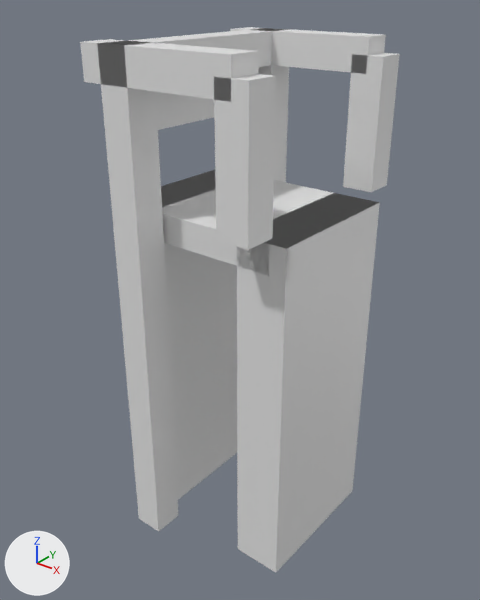
The glTF model models/hardinxveld-giessendam/hardinxveld-giessendam-brug-b092b558/hardinxveld-giessendam-brug-b092b558.glb: old version first, new version second.
One viewpoint serves both versions: a 50 mm lens placed at (10.88, -13.89, 5.71), pointed at (-0.14, -0.11, -2.83). The axes (+X, +Y, +Z) are drawn at lower left. The lights are the same throughout. The first picture is the older version.

Names of what the first picture shows: 'building:balans', 'building:balans 2', 'building:contragewicht', 'building:hamei', 'building:hamei 2', 'building:hangstang', 'building:hangstang 2', 'building:portaal', 'road:dek', 'road:landhoofd (aangenomen)', 'road:landhoofd (aangenomen) 2'.
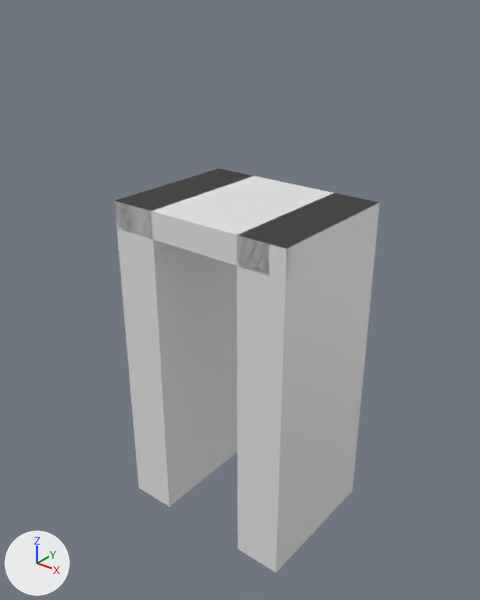
The change in detail:
Object 'building:hamei' (ob_building_hamei) is deleted.
Object 'building:hamei 2' (ob_building_hamei_2) is deleted.
Object 'building:portaal' (ob_building_portaal) is deleted.
Object 'building:balans' (ob_building_balans) is deleted.
Object 'building:hangstang' (ob_building_hangstang) is deleted.
Object 'building:balans 2' (ob_building_balans_2) is deleted.
Object 'building:hangstang 2' (ob_building_hangstang_2) is deleted.
Object 'building:contragewicht' (ob_building_contragewicht) is deleted.

What differs and where, as boxes [x1, y1, x2, y2] in the pictures (480 x 600 px):
'building:hamei 2', deleted: before [98, 41, 178, 531]
'building:hangstang 2', deleted: before [214, 74, 276, 250]
'building:balans 2', deleted: before [80, 39, 259, 102]
'building:hangstang', deleted: before [343, 53, 400, 192]
'building:balans', deleted: before [230, 27, 386, 74]
'building:portaal', deleted: before [119, 29, 272, 67]
'building:hamei', deleted: before [252, 28, 289, 183]
'building:contragewicht', deleted: before [156, 92, 214, 130]
